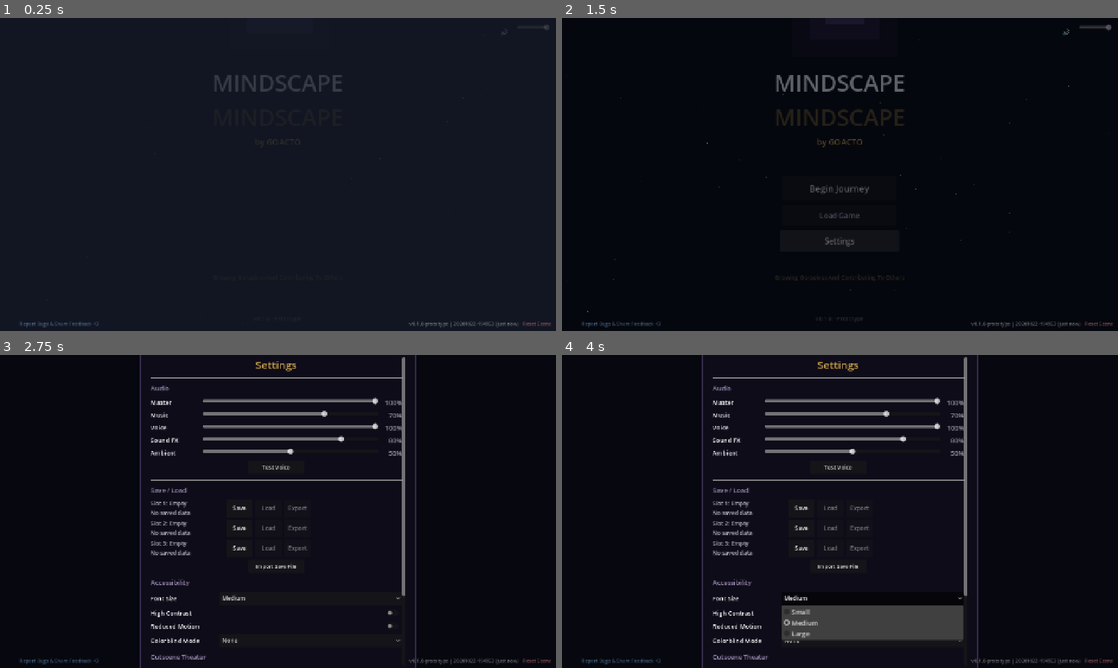
Above: before the commit, frames 1-4 (two rows, left to right).
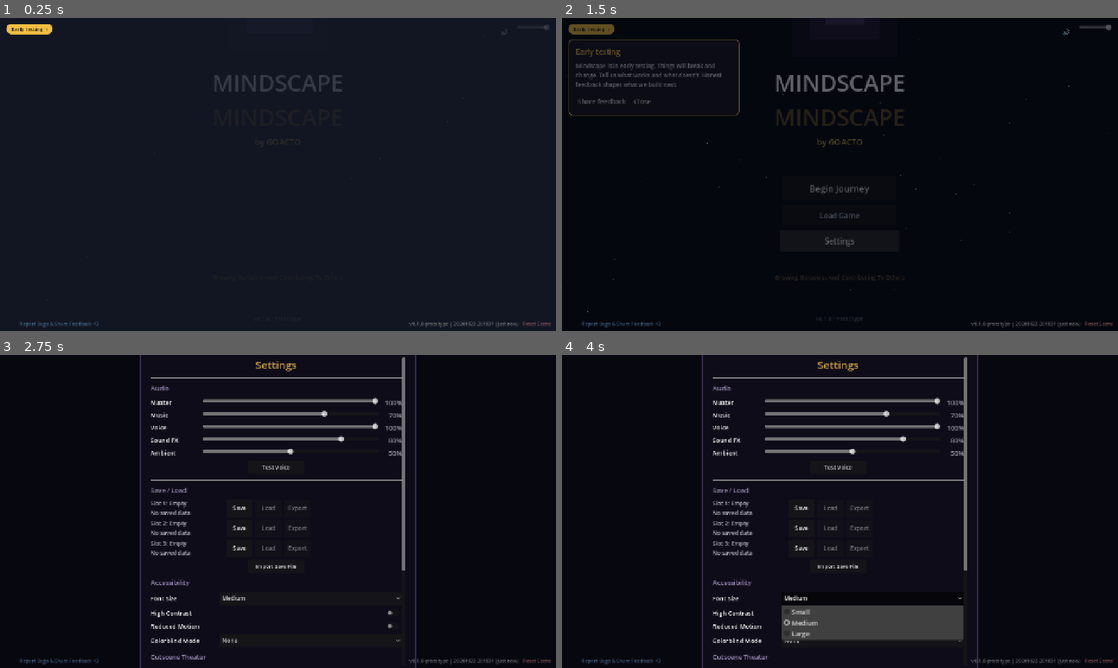
Above: after the commit, the same moments.

Repository: goacto/goacto-game
Game: Godot game, scene res://scenes/main_menu/main_menu.tscn
Same seed, same stepped clock (60 frames per second), same inputs: the game is played once before the commit and once after it. Sound files missing from this copy of the repository are replaced by a short silence.
Inputs (mouse positions are in pixels of both pictures, inside the frame that each line leads up to):
- Up to frame 1 (0.25 s): no input
- Up to frame 2 (1.5 s): click (589, 30) at 0.5 s, where only the run after the commit has a clickable "Early testing ›"; click "Settings" at 1.25 s
- Up to frame 3 (2.75 s): tap Enter (ui_accept) at 2, 2.27, 2.57 s; move the mouse to (400, 495) at 2.02 s; hold D (move_right) from 2.03 s (still down); tap E at 2.1 s; click (400, 495) at 2.17 s
- Up to frame 4 (4 s): release D (move_right) at 2.75 s; click "Test Voice" at 2.75 s; click "Medium" at 3.5 s

The runs differ from the first frame. In frame 1, 0.3% of the frame differs, in the area x 1-89%, y 2-99%; in frame 2, 1.3%; in frame 3, less than 0.1%; in frame 4, less than 0.1%.
Error in both runs: Invalid call. Nonexistent 'bool' constructor. (res://autoload/HudOverlay.gd:172)

Commit message:
Mindscape: Early testing badge + Report Bug to GOACTO feedback page

Diff:
--- a/godot/autoload/GameManager.gd
+++ b/godot/autoload/GameManager.gd
@@ -4,7 +4,7 @@
 
 # Version and Build Info
 const VERSION: String = "v0.1.0-prototype"
-const BUILD_TIMESTAMP: String = "20261022-194953"  # UTC timestamp: YYYYMMDD-HHMMSS
+const BUILD_TIMESTAMP: String = "20261022-201831"  # UTC timestamp: YYYYMMDD-HHMMSS
 
 # Game States
 enum GameState {
--- a/godot/scenes/main_menu/main_menu.gd
+++ b/godot/scenes/main_menu/main_menu.gd
@@ -115,6 +115,9 @@
 	# Create animated star background
 	_create_stars()
 
+	# "Early testing" badge (top-left) -> note + feedback page
+	_build_early_testing_badge()
+
 	# Defer button setup and entrance animation until layout is complete
 	call_deferred("_setup_button_effects")
 	call_deferred("_play_entrance_animation")
@@ -1661,3 +1664,98 @@
 	var tween = create_tween()
 	tween.tween_property(toast, "modulate:a", 0.0, 0.5).set_delay(2.5)
 	tween.tween_callback(toast.queue_free)
+
+
+# ============ EARLY TESTING BADGE ============
+
+const EarlyTesting := preload("res://scripts/ui/early_testing.gd")
+var early_testing_panel: PanelContainer = null
+
+
+func _build_early_testing_badge() -> void:
+	var layer = CanvasLayer.new()
+	layer.name = "EarlyTestingLayer"
+	layer.layer = 5
+	add_child(layer)
+
+	var badge = Button.new()
+	badge.name = "EarlyTestingBadge"
+	badge.text = EarlyTesting.BADGE_TEXT + "  ›"
+	badge.tooltip_text = EarlyTesting.NOTE
+	badge.position = Vector2(16, 14)
+	badge.add_theme_font_size_override("font_size", 13)
+	badge.add_theme_color_override("font_color", Color(0.1, 0.08, 0.02))
+	badge.add_theme_color_override("font_hover_color", Color(0.1, 0.08, 0.02))
+	badge.add_theme_color_override("font_pressed_color", Color(0.1, 0.08, 0.02))
+	var sb = StyleBoxFlat.new()
+	sb.bg_color = Color(0.95, 0.75, 0.25)
+	sb.set_corner_radius_all(12)
+	sb.content_margin_left = 12
+	sb.content_margin_right = 12
+	sb.content_margin_top = 4
+	sb.content_margin_bottom = 4
+	var sb_hover = sb.duplicate()
+	sb_hover.bg_color = Color(1.0, 0.83, 0.35)
+	badge.add_theme_stylebox_override("normal", sb)
+	badge.add_theme_stylebox_override("hover", sb_hover)
+	badge.add_theme_stylebox_override("pressed", sb_hover)
+	badge.add_theme_stylebox_override("focus", StyleBoxEmpty.new())
+	badge.mouse_default_cursor_shape = Control.CURSOR_POINTING_HAND
+	badge.pressed.connect(_toggle_early_testing_panel.bind(layer))
+	layer.add_child(badge)
+
+
+func _toggle_early_testing_panel(layer: CanvasLayer) -> void:
+	if early_testing_panel and is_instance_valid(early_testing_panel):
+		early_testing_panel.queue_free()
+		early_testing_panel = null
+		return
+	var vp = get_viewport().get_visible_rect().size
+	var w = min(420.0, vp.x - 32.0)
+
+	var panel = PanelContainer.new()
+	panel.name = "EarlyTestingPanel"
+	var sb = StyleBoxFlat.new()
+	sb.bg_color = Color(0.08, 0.08, 0.13, 0.97)
+	sb.border_color = Color(0.95, 0.75, 0.25)
+	sb.set_border_width_all(2)
+	sb.set_corner_radius_all(10)
+	sb.set_content_margin_all(18)
+	panel.add_theme_stylebox_override("panel", sb)
+	panel.custom_minimum_size = Vector2(w, 0)
+	panel.position = Vector2(16, 52)
+
+	var vbox = VBoxContainer.new()
+	vbox.add_theme_constant_override("separation", 12)
+	panel.add_child(vbox)
+
+	var title = Label.new()
+	title.text = EarlyTesting.BADGE_TEXT
+	title.add_theme_font_size_override("font_size", 18)
+	title.add_theme_color_override("font_color", Color(0.95, 0.75, 0.25))
+	vbox.add_child(title)
+
+	var note = Label.new()
+	note.text = EarlyTesting.NOTE
+	note.autowrap_mode = TextServer.AUTOWRAP_WORD_SMART
+	note.custom_minimum_size = Vector2(w - 36.0, 0)
+	note.add_theme_font_size_override("font_size", 14)
+	note.add_theme_color_override("font_color", Color(0.88, 0.88, 0.92))
+	vbox.add_child(note)
+
+	var row = HBoxContainer.new()
+	row.add_theme_constant_override("separation", 10)
+	var open_btn = Button.new()
+	open_btn.text = "Share feedback"
+	open_btn.custom_minimum_size = Vector2(0, 36)
+	open_btn.pressed.connect(func(): GameManager.open_url(EarlyTesting.feedback_url(GameManager.VERSION)))
+	row.add_child(open_btn)
+	var close_btn = Button.new()
+	close_btn.text = "Close"
+	close_btn.custom_minimum_size = Vector2(0, 36)
+	close_btn.pressed.connect(_toggle_early_testing_panel.bind(layer))
+	row.add_child(close_btn)
+	vbox.add_child(row)
+
+	layer.add_child(panel)
+	early_testing_panel = panel
--- a/godot/scenes/mindscape/mindscape_legacy.gd
+++ b/godot/scenes/mindscape/mindscape_legacy.gd
@@ -3343,7 +3343,8 @@
 
 
 func _on_feedback() -> void:
-	_show_dialogue("Feedback", "We'd love to hear from you!\n\nShare ideas, report bugs, or just say hello:\n\nsupport@mindscape.game\n\n(This is a placeholder - actual feedback integration coming soon!)", _close_dialogue)
+	var et = preload("res://scripts/ui/early_testing.gd")
+	GameManager.open_url(et.feedback_url(GameManager.VERSION))
 
 
 # ============ PAUSE MENU ============
--- a/godot/scenes/settings/settings.gd
+++ b/godot/scenes/settings/settings.gd
@@ -706,7 +706,7 @@
 	var bug_btn = Button.new()
 	bug_btn.text = "Report Bug"
 	bug_btn.custom_minimum_size = Vector2(120, 40)
-	bug_btn.pressed.connect(_show_feedback_form.bind("bug"))
+	bug_btn.pressed.connect(_open_bug_report)
 	btn_row.add_child(bug_btn)
 
 	# Feature Request button
@@ -734,12 +734,20 @@
 	info.horizontal_alignment = HORIZONTAL_ALIGNMENT_LEFT
 	section.add_child(info)
 
-	# Add to settings panel (before ButtonRow)
+	# Add to settings panel (before ButtonRow). add_child first: move_child on an
+	# unparented node is an error, which used to drop this whole section.
 	var button_row = vbox.get_node_or_null("ButtonRow")
+	vbox.add_child(section)
 	if button_row:
 		vbox.move_child(section, button_row.get_index())
-	else:
-		vbox.add_child(section)
+
+
+const EarlyTesting := preload("res://scripts/ui/early_testing.gd")
+
+
+## Report Bug goes to the GOACTO feedback page, tagged with the build version.
+func _open_bug_report() -> void:
+	GameManager.open_url(EarlyTesting.feedback_url(GameManager.VERSION))
 
 
 func _show_feedback_form(feedback_type: String) -> void:
--- /dev/null
+++ b/godot/scripts/tests/test_early_testing.gd
@@ -0,0 +1,29 @@
+extends SceneTree
+## Headless tests for the early-testing badge + feedback links.
+## Run: godot --headless --path godot -s res://scripts/tests/test_early_testing.gd
+
+const E := preload("res://scripts/ui/early_testing.gd")
+var fails := 0
+var passes := 0
+
+func check(cond: bool, name: String) -> void:
+	if cond:
+		passes += 1
+		print("  PASS ", name)
+	else:
+		fails += 1
+		print("  FAIL ", name)
+
+func _init() -> void:
+	check(E.FEEDBACK_URL == "https://goacto.com/pages/mindscape-feedback", "feedback page url")
+	check(E.NOTE == "Mindscape is in early testing. Things will break and change. Tell us what works and what doesn't. Honest feedback shapes what we build next.", "exact early-testing note")
+	check(E.feedback_url("v0.1.0-prototype") == "https://goacto.com/pages/mindscape-feedback?build=v0.1.0-prototype", "build param appended")
+	check(E.feedback_url("v1 beta&x").ends_with("?build=v1%20beta%26x"), "build param is url-encoded")
+	for path in ["res://scenes/settings/settings.gd", "res://scenes/mindscape/mindscape_legacy.gd", "res://scenes/main_menu/main_menu.gd"]:
+		var src := FileAccess.get_file_as_string(path)
+		check(not src.contains("support@mindscape.game"), "%s: no placeholder support email" % path.get_file())
+		check(not src.contains("feedback integration coming soon"), "%s: no 'coming soon' placeholder" % path.get_file())
+	var settings := FileAccess.get_file_as_string("res://scenes/settings/settings.gd")
+	check(settings.contains("EarlyTesting.feedback_url(GameManager.VERSION)"), "Report Bug uses feedback page + VERSION")
+	print("%d passed, %d failed" % [passes, fails])
+	quit(1 if fails > 0 else 0)
--- /dev/null
+++ b/godot/scripts/ui/early_testing.gd
@@ -0,0 +1,11 @@
+extends RefCounted
+## Early-testing badge copy + feedback page links (pure data, testable headless).
+
+const FEEDBACK_URL := "https://goacto.com/pages/mindscape-feedback"
+const BADGE_TEXT := "Early testing"
+const NOTE := "Mindscape is in early testing. Things will break and change. Tell us what works and what doesn't. Honest feedback shapes what we build next."
+
+
+## Feedback page tagged with the build version, e.g. ...?build=v0.1.0-prototype
+static func feedback_url(build_version: String) -> String:
+	return FEEDBACK_URL + "?build=" + build_version.uri_encode()
Not shown, added: godot/scripts/tests/test_early_testing.gd.uid
Not shown, added: godot/scripts/ui/early_testing.gd.uid
Not shown, changed: build/web/index.html
Not shown, changed: build/web/index.pck
Not shown, added: docs/pr-proof/mindscape-feedback-menu-note-1440.png
Not shown, added: docs/pr-proof/mindscape-feedback-menu-note-390.png
Not shown, added: docs/pr-proof/mindscape-feedback-settings-1440.png
Not shown, added: docs/pr-proof/mindscape-feedback-settings-390.png
